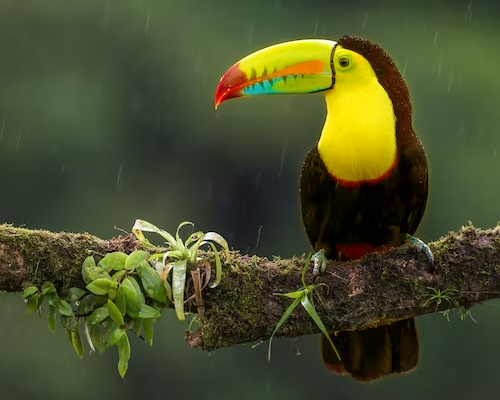
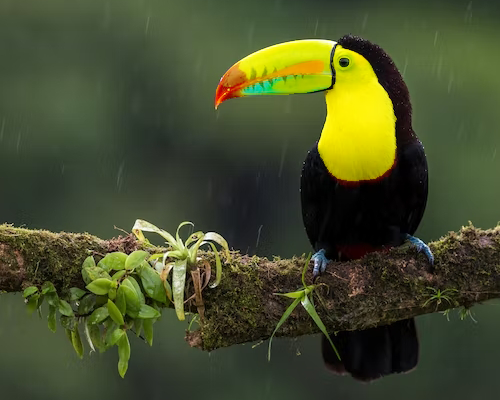
Layer changes from the first (500, 400) image to the second:
pixels changed over 210, 32, 439, 387 (layer not identified)
